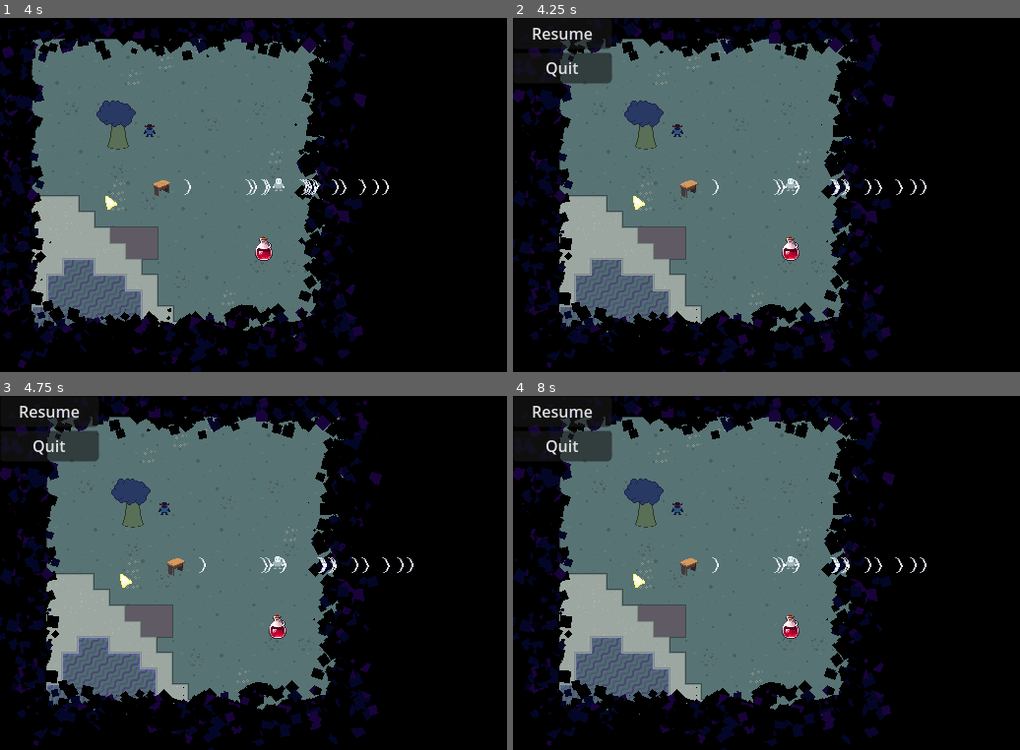
Above: before the commit, frames 1-4 (two rows, left to right).
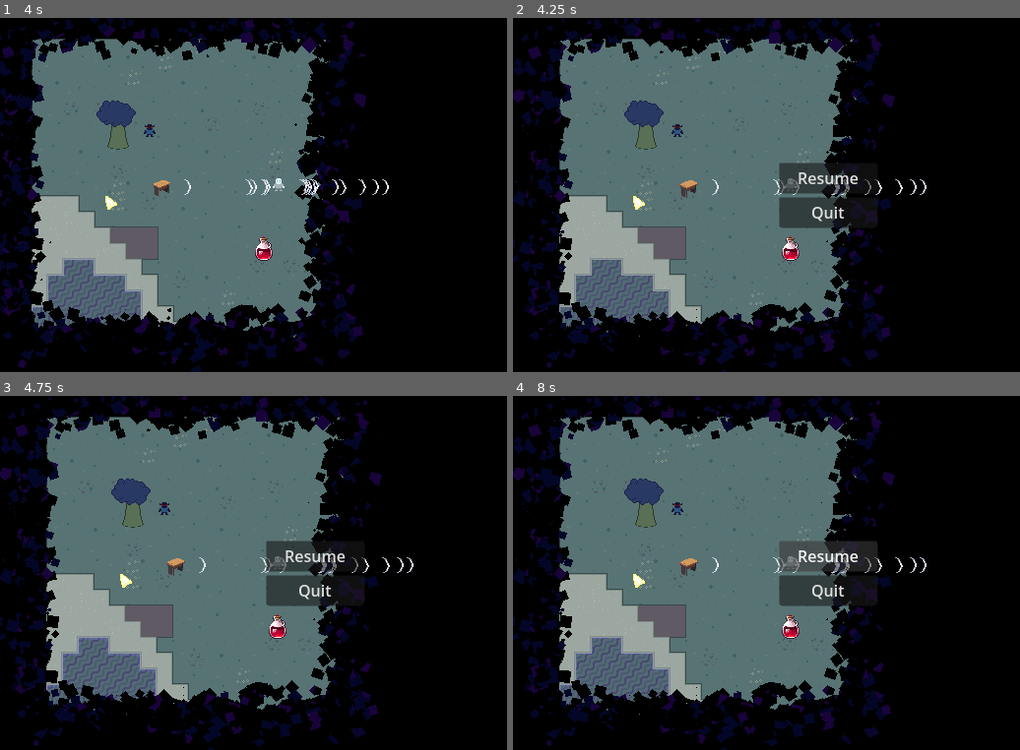
Above: after the commit, the same moments.

Repository: TimoRoggel/EverDark
Game: Godot game, scene res://scenes/levels/world.tscn
The game is run twice, just before and just after one commit, with the same random seed, the same clock (stepped at 60 frames per second) and the same inputs.
Inputs (mouse positions are in pixels of both pictures, inside the frame that each line leads up to):
- Up to frame 1 (4 s): move the mouse to (451, 177) at 0.52 s; press the mouse at (451, 177) at 0.53 s; hold D (right) 0.53-1.25 s; release the mouse at (451, 177) at 1.25 s; drag from (187, 212) to (390, 180) at 1.27 s; move the mouse to (380, 117) at 2.02 s; hold D (right) 2.03-2.75 s; hold Shift (dash) 2.03-2.75 s; drag from (283, 265) to (126, 237) at 2.77 s; move the mouse to (501, 248) at 3.52 s; hold A (left) from 3.53 s (still down); hold Ctrl from 3.53 s (still down)
- Up to frame 2 (4.25 s): keep holding A (left); keep holding Ctrl; tap Escape (pause) at 4.15 s
- Up to frame 3 (4.75 s): release A (left) at 4.25 s; release Ctrl at 4.25 s; drag from (126, 519) to (278, 622) at 4.27 s
- Up to frame 4 (8 s): move the mouse to (857, 573) at 5.02 s; hold S (down) 5.03-5.75 s; hold Right mouse button (block) 5.03-5.75 s; click (857, 573) at 5.17 s; drag from (731, 484) to (791, 622) at 5.77 s; move the mouse to (964, 555) at 6.52 s; hold W (up) 6.53-7.25 s; tap F (interact) at 6.6 s; drag from (700, 590) to (857, 558) at 7.27 s

Frame 1 is identical in both runs. In frame 2, 3.3% of the frame differs, in the area x 3-73%, y 2-60%; in frame 3, 3.3%; in frame 4, 3.8%.

Commit message:
fixed a minor mistake with pause

Diff:
--- a/UI/pause_menu.tscn
+++ b/UI/pause_menu.tscn
@@ -13,13 +13,18 @@
 
 [node name="MarginContainer" type="MarginContainer" parent="."]
 custom_minimum_size = Vector2(100, 20)
-layout_mode = 0
-offset_right = 40.0
-offset_bottom = 40.0
+layout_mode = 1
+anchors_preset = 15
+anchor_right = 1.0
+anchor_bottom = 1.0
+grow_horizontal = 2
+grow_vertical = 2
 
 [node name="VBoxContainer" type="VBoxContainer" parent="MarginContainer"]
 custom_minimum_size = Vector2(100, 20)
 layout_mode = 2
+size_flags_horizontal = 4
+size_flags_vertical = 4
 
 [node name="Resume" type="Button" parent="MarginContainer/VBoxContainer"]
 custom_minimum_size = Vector2(100, 20)
--- a/scenes/characters/player.tscn
+++ b/scenes/characters/player.tscn
@@ -119,6 +119,10 @@
 
 [node name="CanvasLayer" type="CanvasLayer" parent="."]
 
+[node name="pause_screen" parent="CanvasLayer" instance=ExtResource("18_d6tgn")]
+process_mode = 3
+visible = false
+
 [node name="inventory" type="GridContainer" parent="CanvasLayer"]
 visible = false
 offset_left = 64.0
@@ -128,6 +132,3 @@
 columns = 10
 script = ExtResource("8_eojnx")
 metadata/_custom_type_script = "uid://bp2m4dafooblw"
-
-[node name="pause_screen" parent="CanvasLayer" instance=ExtResource("18_d6tgn")]
-process_mode = 3
Not shown: 2 places in scenes/characters/player.tscn that only renumber resources
